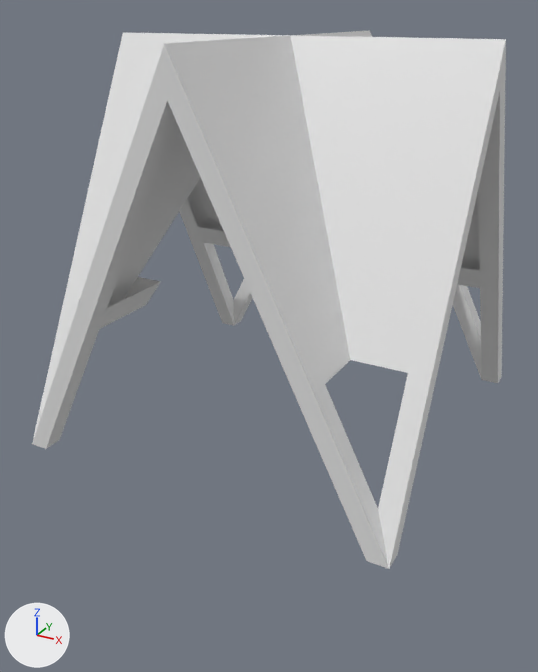
The Blender file rnc_source_files/Wooden Buildings/woodenKiosk.blend, before and after one commit.
One viewpoint serves both versions: a camera (50 mm lens) standing at (4.35, -8.43, 5.29) and looking at (-0.07, -0.4, 1.27). The axes (+X, +Y, +Z) are drawn at lower left. The lights are the same throughout.

Names of what the first picture shows: 'Roof'.
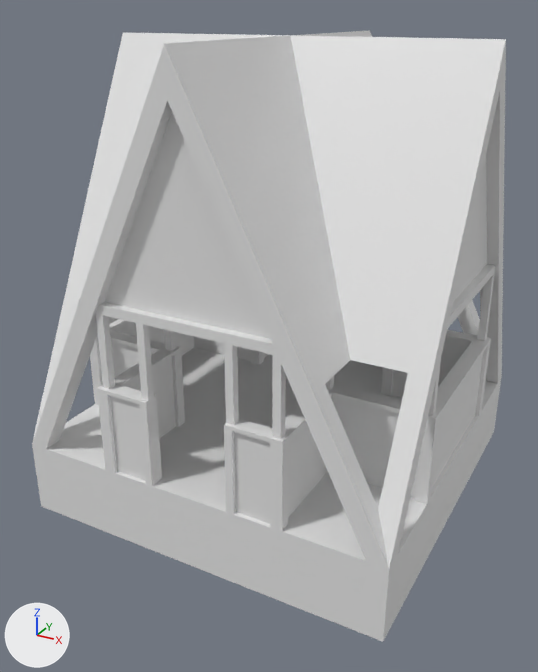
Where the newer file only moved an object's origin or applied its transform, the numbers keep the older frame.

What differs and where, as boxes [x1, y1, x2, y2] in the pictures (538 x 672 px):
'Walls', shown
    after: [90, 113, 495, 531]
'Foundation', shown
    after: [32, 348, 502, 642]

The change in detail:
Object 'Foundation' (ob_foundation) is now shown.
Object 'Walls' (ob_walls) is now shown.
